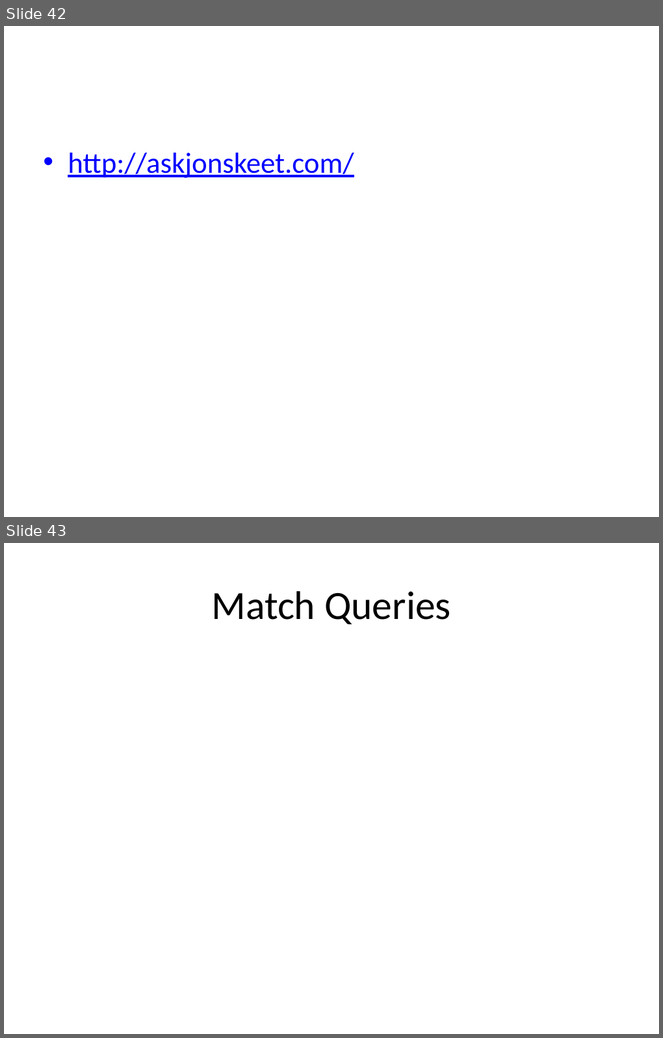
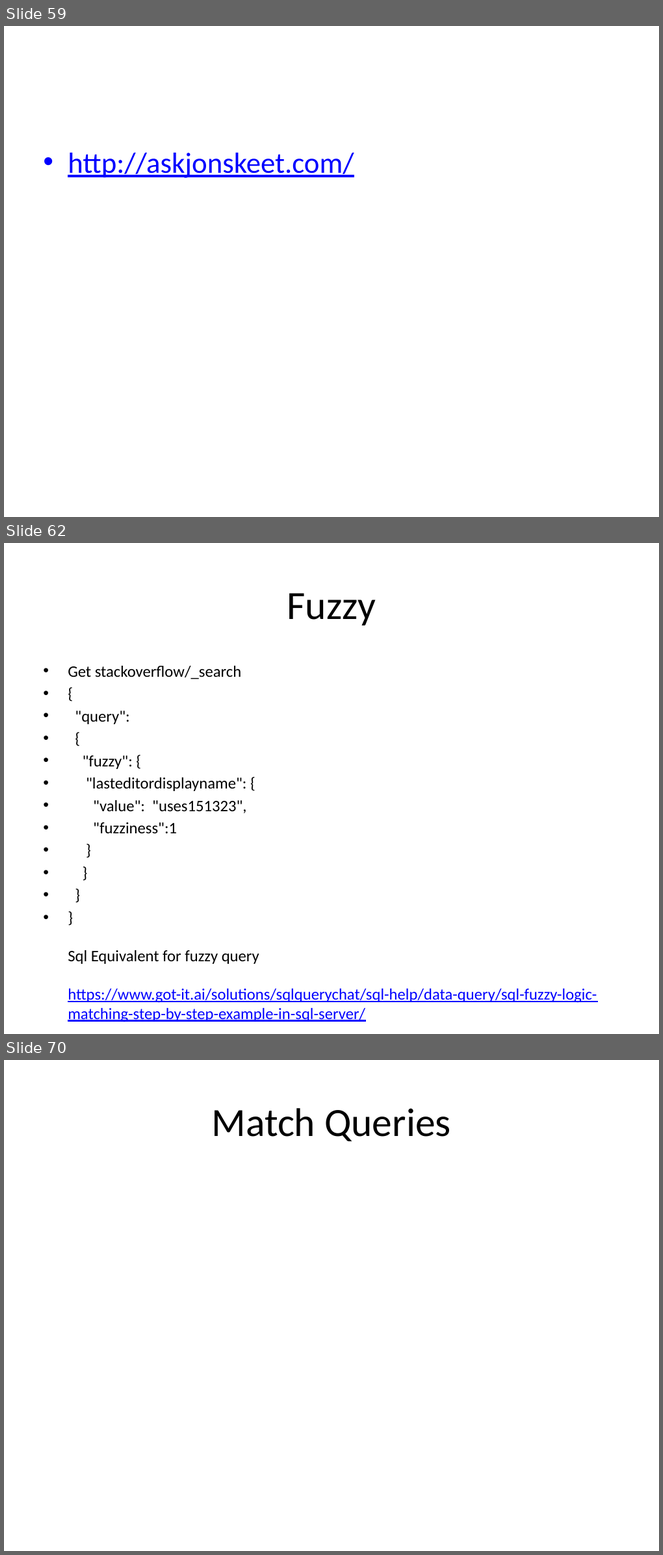
Before and after one commit to pavanarya/MySessions, a slide deck: Elastic Search.pptx. Shown one above the other, each under a label of ours: slides 42 and 43 before the commit, slides 59, 62 and 70 after it; the slides between them are not shown. The pictures are 663x1038 and 663x1555 pixels, drawn with LibreOffice and Linux fonts; fonts in the diff are those of the drawing. Boxes give left, top, right and bottom in pixels: in the first picture for what was removed or moved away, otherwise in the second. Text is boxed around its words. In the diff, an @@ line names an element or a change of style, - is before the commit and + after.

```diff
--- a/Elastic Search.pptx
+++ b/Elastic Search.pptx
@@ slide 62 added at box(4, 543, 659, 1034), background #FFFFFF @@
@@ title added at box(287, 593, 376, 626), 44 pt, text #000000 @@
+Fuzzy
@@ text added at box(68, 666, 597, 1023), 17.6 pt, text #000000 @@
+• Get stackoverflow/_search
+• {
+• "query":
+• {
+• "fuzzy": {
+• "lasteditordisplayname": {
+• "value": "uses151323",
+• "fuzziness":1
+• }
+• }
+• }
+• }
+  Sql Equivalent for fuzzy query
+  https://www.got-it.ai/solutions/sqlquerychat/sql-help/data-query/sql-fuzzy-logic-matching-step-by-step-example-in-sql-server/
@@ what was slide 42 is now slide 59 @@
@@ what was slide 43 is now slide 70 @@
```
Also in this commit, not shown: 4 slides changed, 31 other slides added, 2 slides removed, 1 other file.
